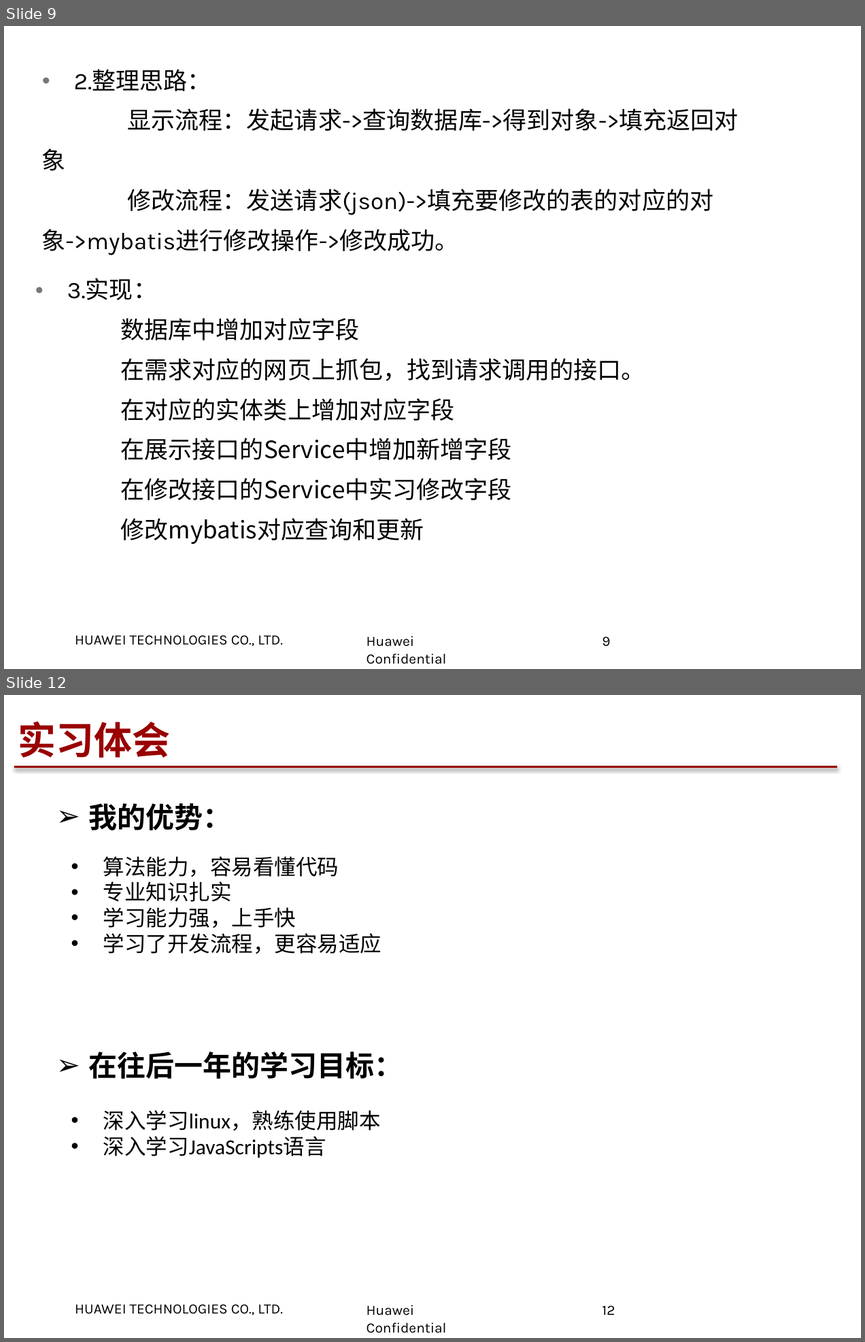
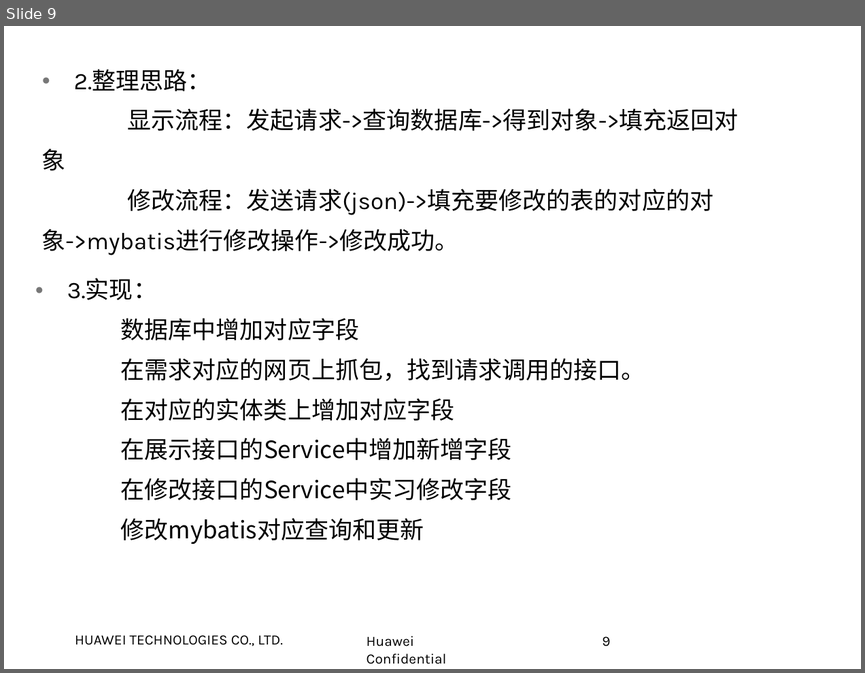
Before and after one commit to Zzy413341422/interview-review, a slide deck: 实习生答辩-曾子洋.pptx. Shown one above the other, each under a label of ours: slides 9 and 12 before the commit, slide 9 after it; the slides between them are not shown. The pictures are 865x1342 and 865x673 pixels, drawn with LibreOffice and Linux fonts; fonts in the diff are those of the drawing; background and template pictures are left out. Boxes give left, top, right and bottom in pixels: in the first picture for what was removed or moved away, otherwise in the second. Text is boxed around its words. In the diff, an @@ line names an element or a change of style, - is before the commit and + after.

```diff
--- a/实习生答辩-曾子洋.pptx
+++ b/实习生答辩-曾子洋.pptx
@@ slide 12 removed at (4, 695, 861, 1338), background #FFFFFF; not listed: 3 template elements that a slide beside it also shows @@
@@ title removed at (18, 722, 170, 758) @@
-实习体会
@@ line removed from (14, 767) to (838, 767) @@
@@ text removed at (88, 803, 231, 830) @@
-➢ 我的优势：
@@ text removed at (103, 856, 382, 953) @@
-  • 算法能力，容易看懂代码
-  • 专业知识扎实
-  • 学习能力强，上手快
-  • 学习了开发流程，更容易适应
@@ text removed at (88, 1051, 402, 1079) @@
-➢ 在往后一年的学习目标：
@@ text removed at (103, 1110, 381, 1157) @@
-  • 深入学习linux，熟练使用脚本
-  • 深入学习JavaScripts语言
```
Also in this commit, not shown: 3 slides changed, 1 other file.
